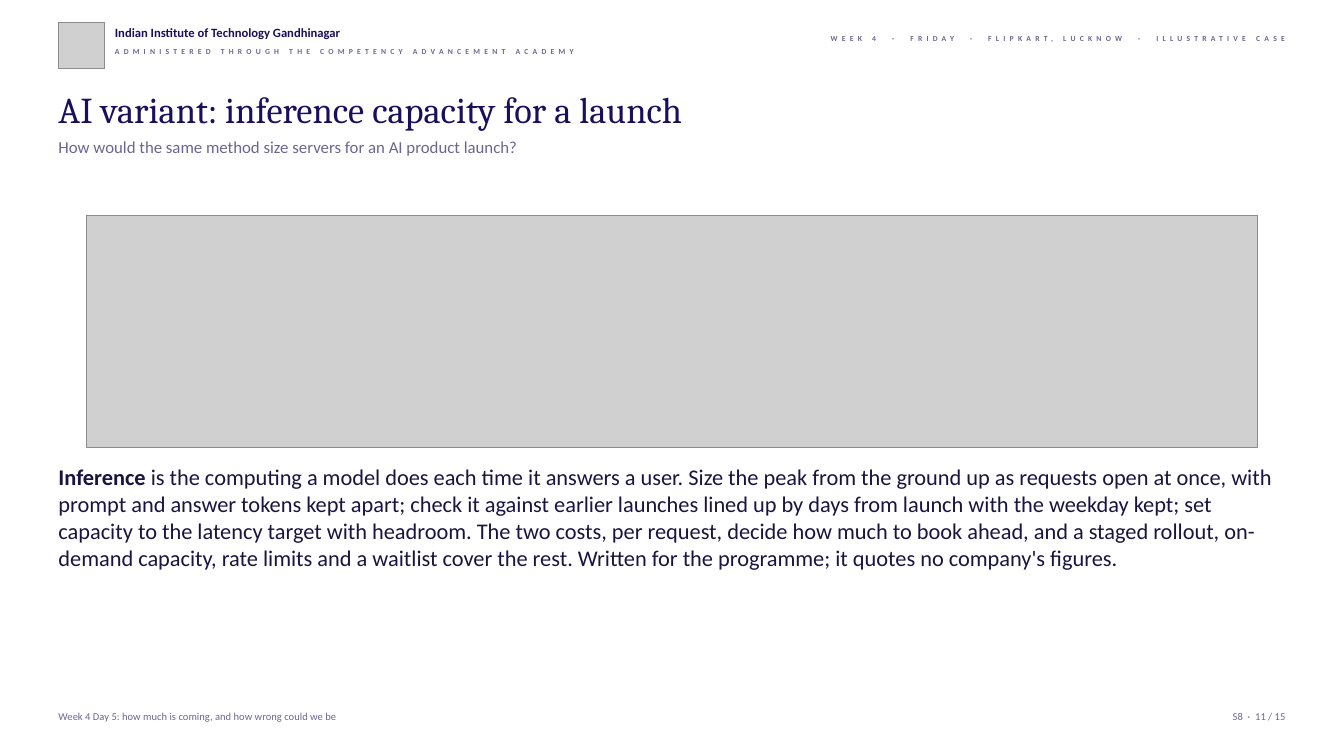
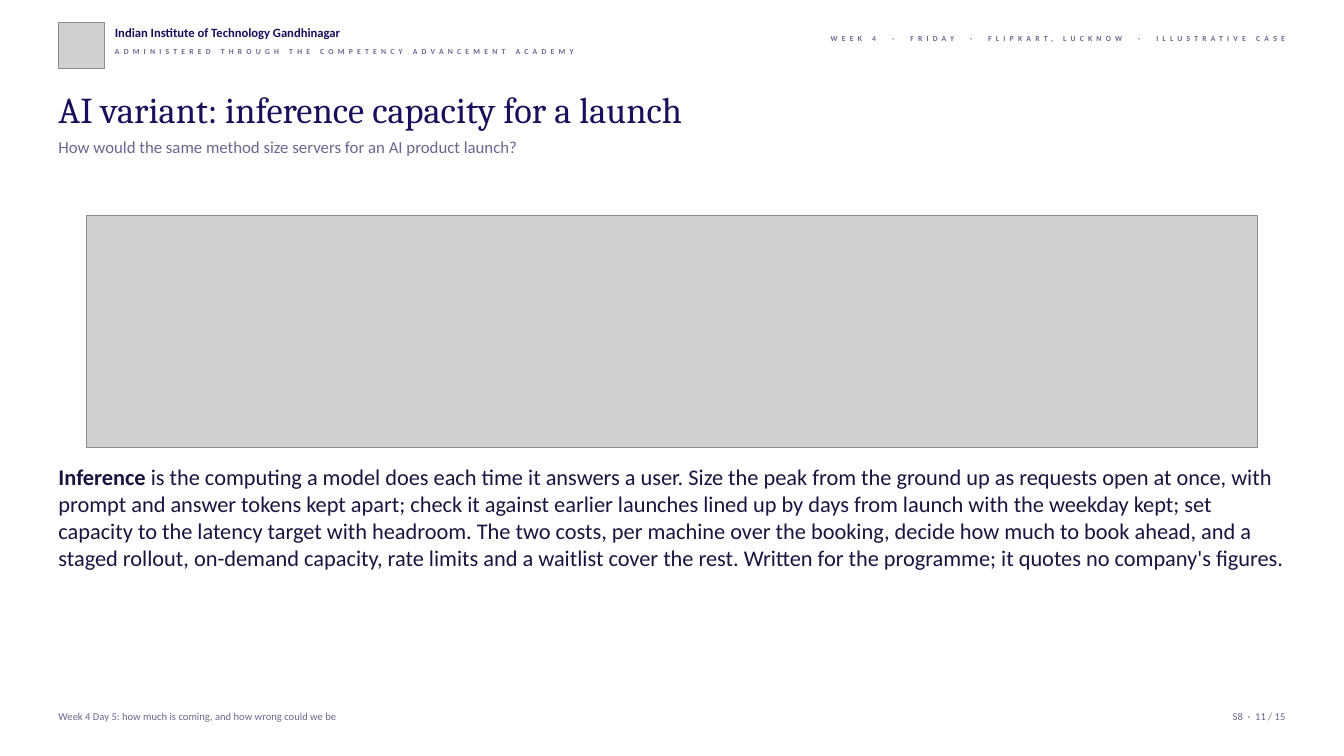
Before and after one commit to fde-academy-lab/c2-content-factory, a slide deck: slide 11 of content/W04/D5/slides/C2_W04_D05_half2_STUDENT.pptx. Drawn at 1344x756 pixels with LibreOffice and Linux fonts; fonts in the diff are those of the drawing; grey boxes stand for pictures; background and template pictures are left out. Boxes give left, top, right and bottom in pixels: in the first picture for what was removed or moved away, otherwise in the second. Text is boxed around its words. In the diff, an @@ line names an element or a change of style, - is before the commit and + after.

```diff
--- a/content/W04/D5/slides/C2_W04_D05_half2_STUDENT.pptx
+++ b/content/W04/D5/slides/C2_W04_D05_half2_STUDENT.pptx
@@ text at <box>58,469,1283,570</box>: text changed @@
-Inference is the computing a model does each time it answers a user. Size the peak from the ground up as requests open at once, with prompt and answer tokens kept apart; check it against earlier launches lined up by days from launch with the weekday kept; set capacity to the latency target with headroom. The two costs, per request, decide how much to book ahead, and a staged rollout, on-demand capacity, rate limits and a waitlist cover the rest. Written for the programme; it quotes no company's figures.
+Inference is the computing a model does each time it answers a user. Size the peak from the ground up as requests open at once, with prompt and answer tokens kept apart; check it against earlier launches lined up by days from launch with the weekday kept; set capacity to the latency target with headroom. The two costs, per machine over the booking, decide how much to book ahead, and a staged rollout, on-demand capacity, rate limits and a waitlist cover the rest. Written for the programme; it quotes no company's figures.
```
Also in this commit, not shown: 3 other slides changed, 10 other files.
